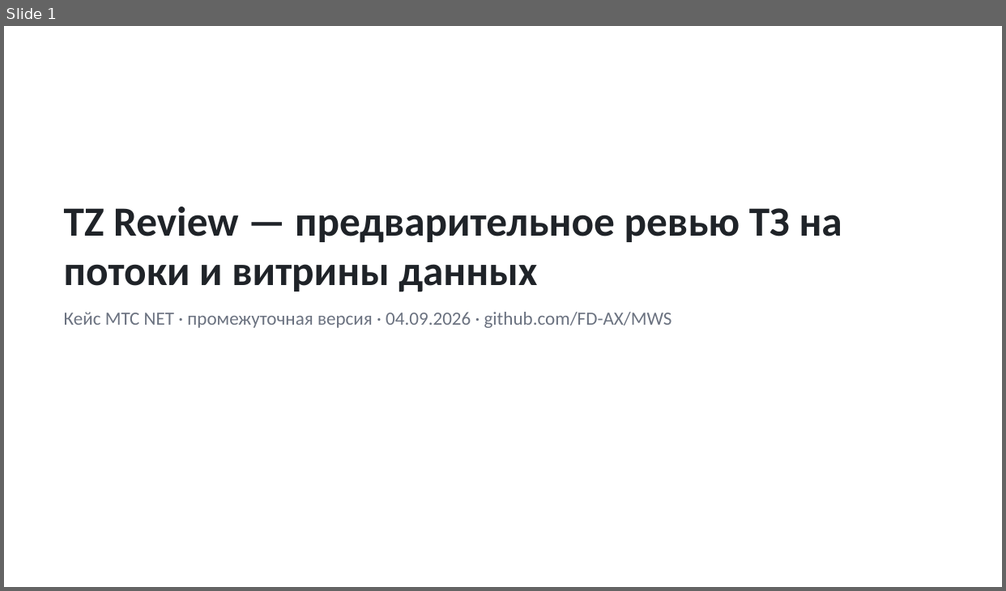
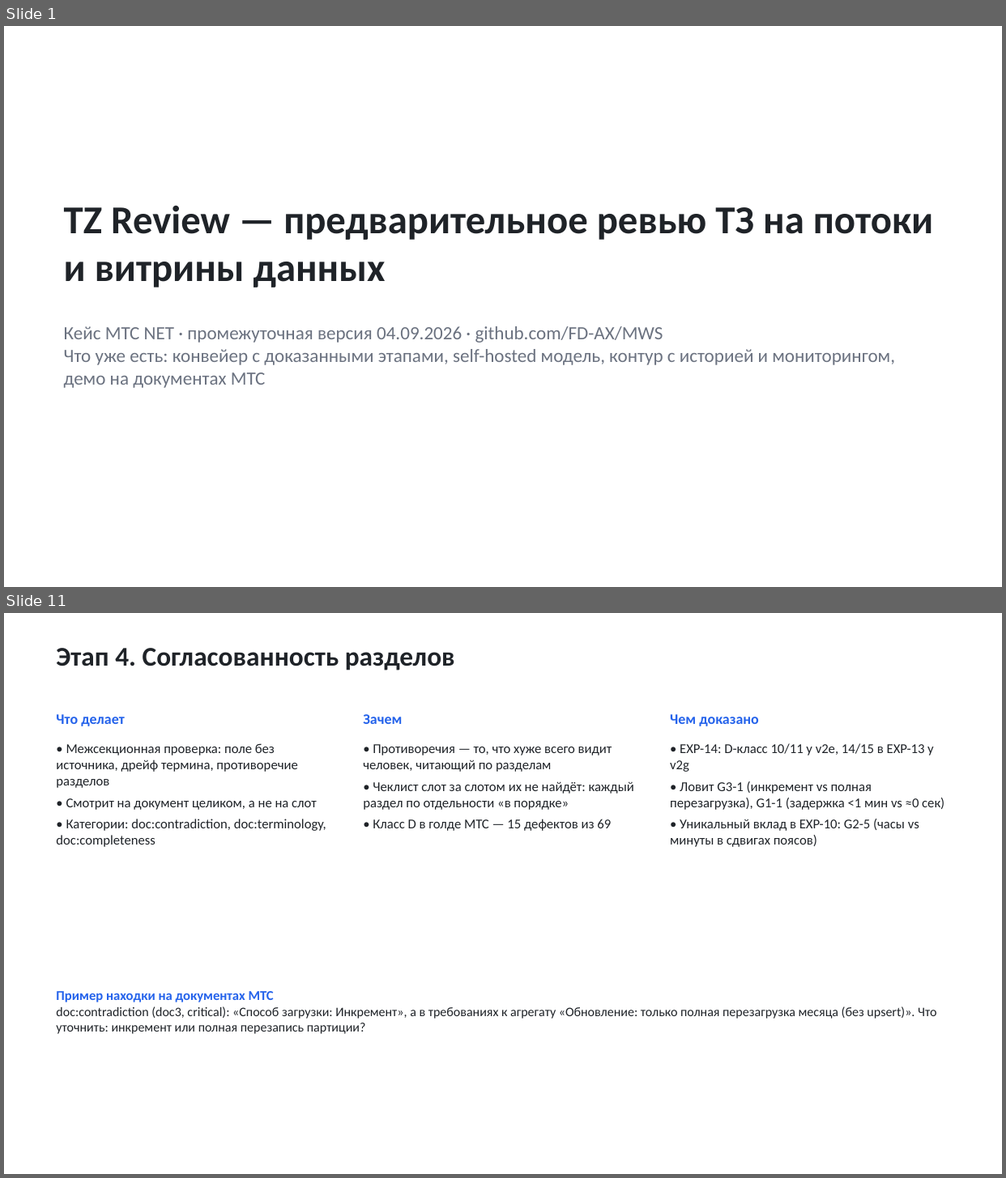
Before and after one commit to FD-AX/MWS, a slide deck: deliverables/interim/TZ_Review_interim.pptx. Shown one above the other, each under a label of ours: slide 1 before the commit, slides 1 and 11 after it; the slides between them are not shown. The pictures are 1006x591 and 1006x1178 pixels, drawn with LibreOffice and Linux fonts; fonts in the diff are those of the drawing. Boxes give left, top, right and bottom in pixels: in the first picture for what was removed or moved away, otherwise in the second. Text is boxed around its words. In the diff, an @@ line names an element or a change of style, - is before the commit and + after.

```diff
--- a/deliverables/interim/TZ_Review_interim.pptx
+++ b/deliverables/interim/TZ_Review_interim.pptx
@@ slide 11 added at box(4, 613, 1002, 1174), background #FFFFFF @@
@@ text added at box(56, 648, 455, 671), 26 pt, text #1F2328, bold @@
+Этап 4. Согласованность разделов
@@ text added at box(56, 714, 124, 726), 14 pt, text #2563EB, bold @@
+Что делает
@@ text added at box(363, 714, 402, 724), 14 pt, text #2563EB, bold @@
+Зачем
@@ text added at box(670, 714, 759, 726), 14 pt, text #2563EB, bold @@
+Чем доказано
@@ text added at box(56, 743, 326, 847), 13 pt, text #1F2328 @@
+• Межсекционная проверка: поле без источника, дрейф термина, противоречие разделов
+• Смотрит на документ целиком, а не на слот
+• Категории: doc:contradiction, doc:terminology, doc:completeness
@@ text added at box(363, 744, 634, 831), 13 pt, text #1F2328 @@
+• Противоречия — то, что хуже всего видит человек, читающий по разделам
+• Чеклист слот за слотом их не найдёт: каждый раздел по отдельности «в порядке»
+• Класс D в голде МТС — 15 дефектов из 69
@@ text added at box(670, 743, 944, 847), 13 pt, text #1F2328 @@
+• EXP-14: D-класс 10/11 у v2e, 14/15 в EXP-13 у v2g
+• Ловит G3-1 (инкремент vs полная перезагрузка), G1-1 (задержка <1 мин vs ≈0 сек)
+• Уникальный вклад в EXP-10: G2-5 (часы vs минуты в сдвигах поясов)
@@ text added at box(56, 991, 936, 1034), 12.5 pt, text #1F2328 @@
+Пример находки на документах МТС
+doc:contradiction (doc3, critical): «Способ загрузки: Инкремент», а в требованиях к агрегату «Обновление: только полная перезагрузка месяца (без upsert)». Что уточнить: инкремент или полная перезапись партиции?
@@ slide 1 changed as well @@
@@ text "TZ Review — предварительное ревью ..." at box(64, 205, 933, 288): size 40 to 38 pt @@
@@ text at box(64, 327, 895, 388): text changed @@
-Кейс МТС NET · промежуточная версия · 04.09.2026 · github.com/FD-AX/MWS
+Кейс МТС NET · промежуточная версия 04.09.2026 · github.com/FD-AX/MWS
+Что уже есть: конвейер с доказанными этапами, self-hosted модель, контур с историей и мониторингом, демо на документах МТС
```
Also in this commit, not shown: 4 other slides changed, 16 other slides added, 7 slides removed, 7 other files.
